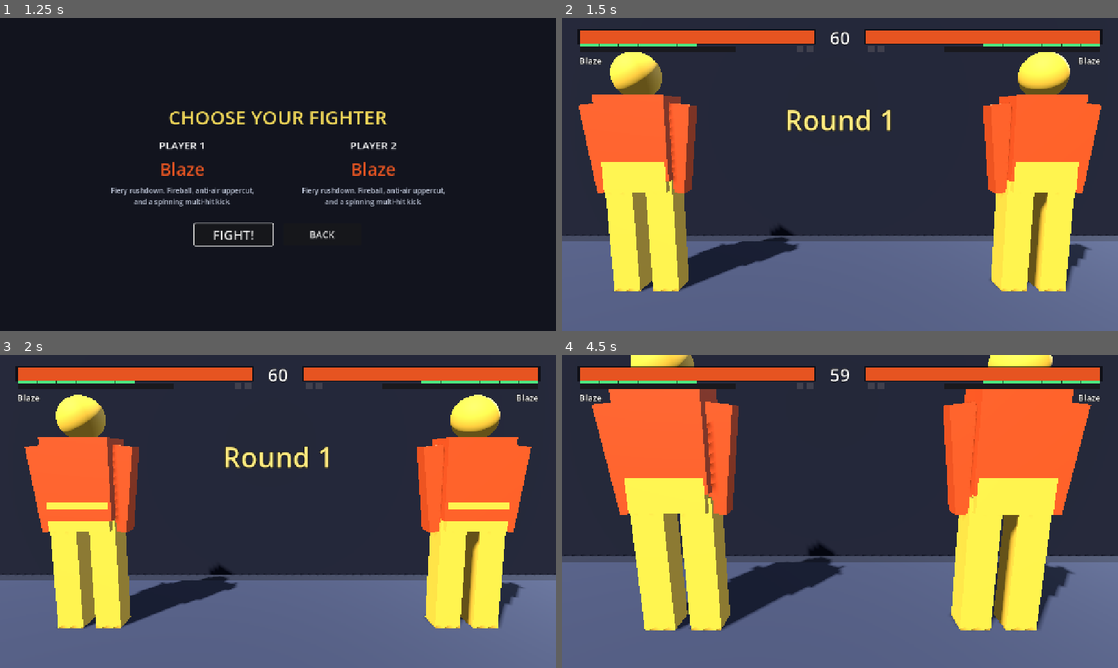
Above: before the commit, frames 1-4 (two rows, left to right).
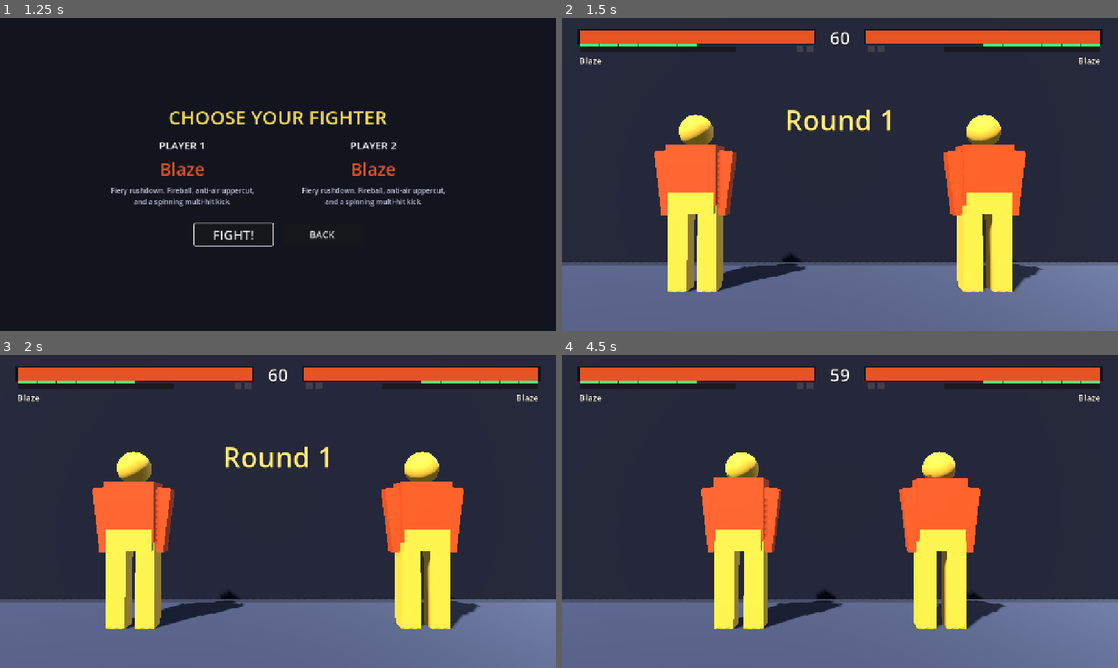
Above: after the commit, the same moments.

Repository: muji-wyh/FootisesGame3
Game: Godot game, scene res://scenes/Main.tscn
Two runs of this game, one before a commit and one after it. Both use one fixed random seed, a clock stepped at 60 frames per second and the inputs below. Sound files missing from this copy of the repository are replaced by a short silence.
Inputs (mouse positions are in pixels of both pictures, inside the frame that each line leads up to):
- Up to frame 1 (1.25 s): click "LOCAL 2-PLAYER" at 0.5 s
- Up to frame 2 (1.5 s): click "FIGHT!" at 1.25 s
- Up to frame 3 (2 s): no input
- Up to frame 4 (4.5 s): move the mouse to (962, 495) at 2.02 s; hold D 2.03-2.75 s; tap U (p1_lp) at 2.1 s; click (962, 495) at 2.17 s; drag from (728, 527) to (812, 574) at 2.77 s; move the mouse to (895, 442) at 3.52 s; hold D 3.53-4.25 s; tap O at 3.6 s; drag from (812, 574) to (673, 464) at 4.27 s

Frame 1 is identical in both runs. In frame 2, 32% of the frame differs, in the area x 0-100%, y 10-88%; in frame 3, 29%; in frame 4, 45%, in the area x 0-100%, y 0-89%.

Commit message:
Adjust match camera framing
Co-authored-by: Copilot <223556219+Copilot@users.noreply.github.com>

Diff:
--- a/characters/blaze/blaze.gd
+++ b/characters/blaze/blaze.gd
@@ -34,7 +34,7 @@
 	c.back_speed = 2.9
 	c.jump_velocity = 12.6
 	c.model_path = ASSETS + "maskman.fbx"
-	c.model_scale = 0.70
+	c.model_scale = 1.0
 	c.model_face_deg = 90.0
 	c.rig = _rig()
 
--- a/scripts/match/FightCamera.gd
+++ b/scripts/match/FightCamera.gd
@@ -7,11 +7,11 @@
 ## put and their heads rise into frame as the camera pulls back).
 
 const FOV := 45.0
-const FEET_FRAC := 0.87        # screen fraction (from top) at which the fighters' feet sit
-const MARGIN := 0.68           # world metres kept beyond each fighter, horizontally
-const MIN_Z := 2.15            # closest pull-in ≈ the round-start framing (most zoomed-in)
+const FEET_FRAC := 0.88        # screen fraction (from top) at which the fighters' feet sit
+const MARGIN := 0.90           # world metres kept beyond each fighter, horizontally
+const MIN_Z := 3.95            # closest pull-in ≈ the round-start framing (most zoomed-in)
 const MAX_Z := 9.8             # farthest pull-out (keeps both framed corner-to-corner)
-const HEIGHT := 1.35           # camera height (constant; pitch is what tracks the floor)
+const HEIGHT := 1.15           # camera height (constant; pitch is what tracks the floor)
 const AIR_LIFT := 0.45         # how much the camera lifts to follow airborne fighters
 const FOLLOW := 0.2
 
--- a/tools/run_tests.gd
+++ b/tools/run_tests.gd
@@ -369,7 +369,7 @@
 	var b := CharacterLibrary.create("blaze")
 	_check("blaze display name", b.display_name == "Blaze")
 	_check("blaze jump is tuned higher", b.jump_velocity > 12.0)
-	_check("blaze model is scaled down a bit", b.model_scale <= 0.8)
+	_check("blaze model scale is valid", b.model_scale > 0.0)
 	_check("blaze has 3 specials", b.specials.size() == 3)
 	_check("blaze has 1 super", b.supers.size() == 1)
 	_check("blaze hurricane uses QCB", b.get_move("hurricane") != null and b.get_move("hurricane").motion == MotionParser.QCB)
